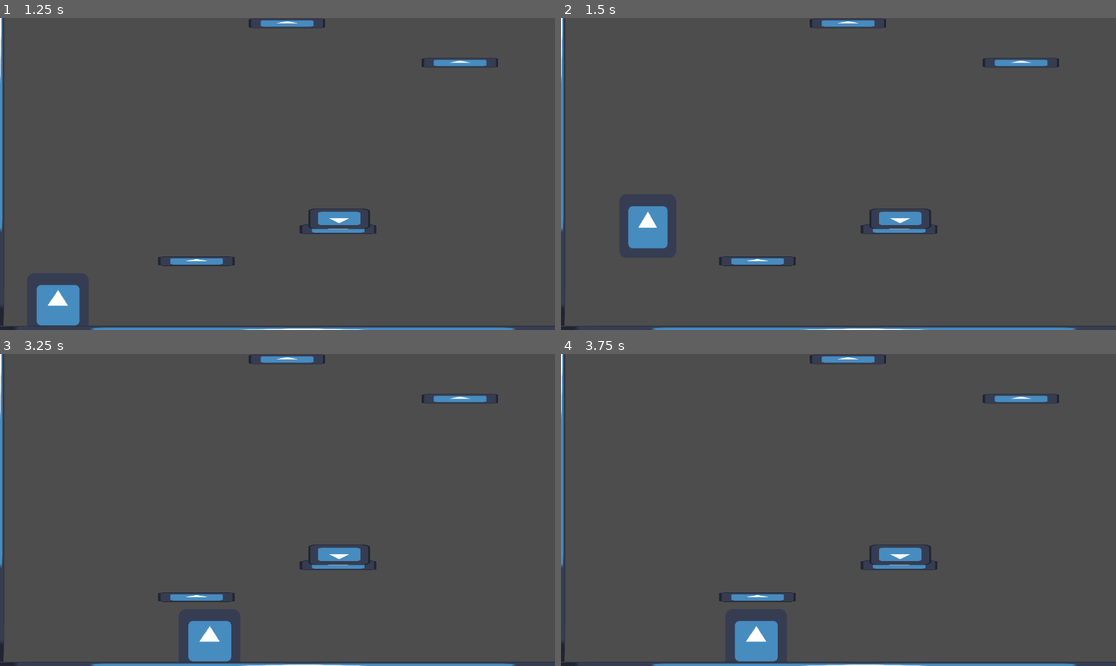
Above: before the commit, frames 1-4 (two rows, left to right).
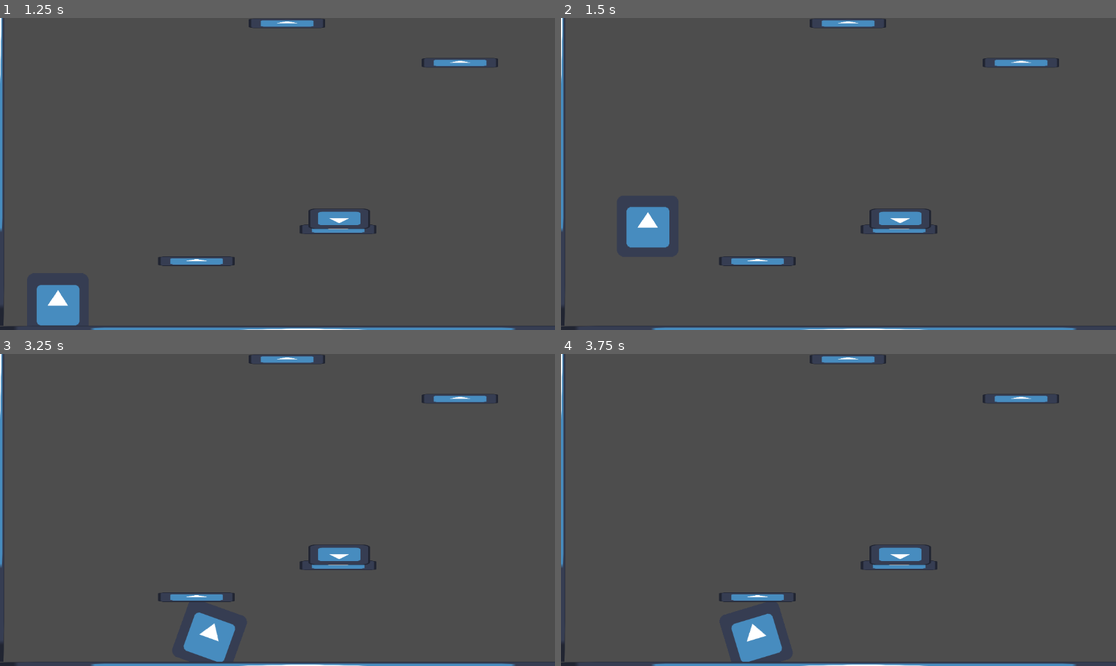
Above: after the commit, the same moments.

Repository: Gl13ch/testGame
Game: Godot game, scene res://main.tscn
Same seed, same stepped clock (60 frames per second), same inputs: the game is played once before the commit and once after it. The engine's default icon, where the game draws it, is replaced by a stand-in: a white triangle on a blue panel in a dark square.
Inputs:
- Up to frame 1 (1.25 s): click "Play" at 0.5 s
- Up to frame 2 (1.5 s): tap Enter (ui_accept) at 1.25 s; hold Right (ui_right) from 1.28 s (still down)
- Up to frame 3 (3.25 s): tap Enter (ui_accept) at 1.52, 2.27 s; release Right (ui_right) at 2.78 s; hold Left (ui_left) from 2.78 s (still down)
- Up to frame 4 (3.75 s): release Left (ui_left) at 3.53 s; hold Right (ui_right) from 3.53 s (still down)

Frame 1 is identical in both runs. In frame 2, 0.1% of the frame differs, in the area x 11-20%, y 60-74%; in frame 3, 0.4%, in the area x 33-43%, y 82-99%; in frame 4, 0.4%.

Commit message:
added walk animation

Diff:
--- a/GodotTheRobot.gd
+++ b/GodotTheRobot.gd
@@ -4,9 +4,15 @@
 @export var JUMP_VELOCITY = -400.0
 var BOUNCE_VELOCITY = -1000.0
 @onready var animation_player = $AnimationPlayer
+@onready var sprite_2d = $Sprite2D
+
+var flipx = 1
 
 # Get the gravity from the project settings to be synced with RigidBody nodes.
 var gravity = ProjectSettings.get_setting("physics/2d/default_gravity")
+
+func _ready():
+	animation_player.set_default_blend_time(.2)
 
 func _physics_process(delta):
 	# Add the gravity.
@@ -26,6 +32,15 @@
 	else:
 		velocity.x = move_toward(velocity.x, 0, SPEED)
 
+	if velocity.x != 0 and is_on_floor():
+		if velocity.x > 0:
+			animation_player.play("walk_r")
+		else:
+			animation_player.play("walk_l")
+	else:
+		if animation_player.current_animation != "idle":
+			animation_player.play("idle")
+
 	move_and_slide()
 
 
@@ -40,4 +55,3 @@
 		velocity.y = BOUNCE_VELOCITY
 		animation_player.play("bouncepad_launch")
 		print("bounce")
-		pass # Replace with function body.
--- a/godot_the_robot.tscn
+++ b/godot_the_robot.tscn
@@ -23,6 +23,42 @@
 resource_name = "idle"
 length = 0.5
 loop_mode = 1
+tracks/0/type = "value"
+tracks/0/imported = false
+tracks/0/enabled = true
+tracks/0/path = NodePath("Sprite2D:position")
+tracks/0/interp = 1
+tracks/0/loop_wrap = true
+tracks/0/keys = {
+"times": PackedFloat32Array(0, 0.4),
+"transitions": PackedFloat32Array(1, 1),
+"update": 0,
+"values": [Vector2(0, 0), Vector2(0, 0)]
+}
+tracks/1/type = "value"
+tracks/1/imported = false
+tracks/1/enabled = true
+tracks/1/path = NodePath("Sprite2D:rotation")
+tracks/1/interp = 1
+tracks/1/loop_wrap = true
+tracks/1/keys = {
+"times": PackedFloat32Array(0, 0.4),
+"transitions": PackedFloat32Array(1, 1),
+"update": 0,
+"values": [0.0, 0.0]
+}
+tracks/2/type = "value"
+tracks/2/imported = false
+tracks/2/enabled = true
+tracks/2/path = NodePath("Sprite2D:scale")
+tracks/2/interp = 1
+tracks/2/loop_wrap = true
+tracks/2/keys = {
+"times": PackedFloat32Array(0, 0.4),
+"transitions": PackedFloat32Array(1, 1),
+"update": 0,
+"values": [Vector2(1, 1), Vector2(1, 1)]
+}
 
 [sub_resource type="Animation" id="Animation_5m8nq"]
 resource_name = "bouncepad_launch"
@@ -40,11 +76,111 @@
 "values": [Vector2(1, 1), Vector2(0.7, 1.3), Vector2(1, 1)]
 }
 
+[sub_resource type="Animation" id="Animation_6usyl"]
+length = 0.001
+tracks/0/type = "value"
+tracks/0/imported = false
+tracks/0/enabled = true
+tracks/0/path = NodePath("Sprite2D:position")
+tracks/0/interp = 1
+tracks/0/loop_wrap = true
+tracks/0/keys = {
+"times": PackedFloat32Array(0),
+"transitions": PackedFloat32Array(1),
+"update": 0,
+"values": [Vector2(0, 0)]
+}
+tracks/1/type = "value"
+tracks/1/imported = false
+tracks/1/enabled = true
+tracks/1/path = NodePath("Sprite2D:rotation")
+tracks/1/interp = 1
+tracks/1/loop_wrap = true
+tracks/1/keys = {
+"times": PackedFloat32Array(0),
+"transitions": PackedFloat32Array(1),
+"update": 0,
+"values": [0.0]
+}
+tracks/2/type = "value"
+tracks/2/imported = false
+tracks/2/enabled = true
+tracks/2/path = NodePath("Sprite2D:scale")
+tracks/2/interp = 1
+tracks/2/loop_wrap = true
+tracks/2/keys = {
+"times": PackedFloat32Array(0),
+"transitions": PackedFloat32Array(1),
+"update": 0,
+"values": [Vector2(1, 1)]
+}
+
+[sub_resource type="Animation" id="Animation_u13pm"]
+resource_name = "walk_r"
+length = 1.2
+loop_mode = 1
+tracks/0/type = "value"
+tracks/0/imported = false
+tracks/0/enabled = true
+tracks/0/path = NodePath("Sprite2D:position")
+tracks/0/interp = 1
+tracks/0/loop_wrap = true
+tracks/0/keys = {
+"times": PackedFloat32Array(0, 0.3, 0.6, 0.9, 1.2),
+"transitions": PackedFloat32Array(0.7, 1, 0.7, 1, 1),
+"update": 0,
+"values": [Vector2(0, 0), Vector2(0, -8), Vector2(0, 0), Vector2(0, -8), Vector2(0, 0)]
+}
+tracks/1/type = "value"
+tracks/1/imported = false
+tracks/1/enabled = true
+tracks/1/path = NodePath("Sprite2D:rotation")
+tracks/1/interp = 1
+tracks/1/loop_wrap = true
+tracks/1/keys = {
+"times": PackedFloat32Array(0, 0.3, 0.6, 0.9, 1.2),
+"transitions": PackedFloat32Array(0.517632, 1.51572, 0.517632, 1.51572, 1),
+"update": 0,
+"values": [0.0, -0.349066, 0.0, 0.349066, 0.0]
+}
+
+[sub_resource type="Animation" id="Animation_iiy7l"]
+resource_name = "walk_l"
+length = 1.2
+loop_mode = 1
+tracks/0/type = "value"
+tracks/0/imported = false
+tracks/0/enabled = true
+tracks/0/path = NodePath("Sprite2D:position")
+tracks/0/interp = 1
+tracks/0/loop_wrap = true
+tracks/0/keys = {
+"times": PackedFloat32Array(0, 0.3, 0.6, 0.9, 1.2),
+"transitions": PackedFloat32Array(1, 1, 0.7, 1, 0.7),
+"update": 0,
+"values": [Vector2(0, 0), Vector2(0, -8), Vector2(0, 0), Vector2(0, -8), Vector2(0, 0)]
+}
+tracks/1/type = "value"
+tracks/1/imported = false
+tracks/1/enabled = true
+tracks/1/path = NodePath("Sprite2D:rotation")
+tracks/1/interp = 1
+tracks/1/loop_wrap = true
+tracks/1/keys = {
+"times": PackedFloat32Array(0, 0.3, 0.6, 0.9, 1.2),
+"transitions": PackedFloat32Array(1, 1.51572, 0.517632, 1.51572, 0.517632),
+"update": 0,
+"values": [0.0, 0.349066, 0.0, -0.349066, 0.0]
+}
+
 [sub_resource type="AnimationLibrary" id="AnimationLibrary_8ig1s"]
 _data = {
+"RESET": SubResource("Animation_6usyl"),
 "bouncepad_launch": SubResource("Animation_5m8nq"),
 "idle": SubResource("Animation_hjoy1"),
-"jump": SubResource("Animation_cidls")
+"jump": SubResource("Animation_cidls"),
+"walk_l": SubResource("Animation_iiy7l"),
+"walk_r": SubResource("Animation_u13pm")
 }
 
 [node name="GodotTheRobot" type="CharacterBody2D"]
Not shown: 1 places in godot_the_robot.tscn that only renumber resources
